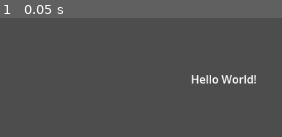
Above: before the commit, frame 1.
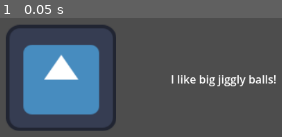
Above: after the commit, the same moment.

Repository: Dominic-Webster/wizards-of-destiny-godot
Game: Godot game, scene res://scenes/hello_world.tscn
Same seed, same stepped clock (60 frames per second), same inputs: the game is played once before the commit and once after it. Before the commit the project has no main scene; this scene is started directly in both runs. The engine's default icon, where the game draws it, is replaced by a stand-in: a white triangle on a blue panel in a dark square.
Inputs:
- Up to frame 1 (0.05 s): no input

The runs differ from the first frame. In frame 1, 23% of the frame differs, in the area x 2-98%, y 5-95%.

Commit message:
added aura

Diff:
--- a/project.godot
+++ b/project.godot
@@ -8,8 +8,13 @@
 
 config_version=5
 
+[animation]
+
+compatibility/default_parent_skeleton_in_mesh_instance_3d=true
+
 [application]
 
 config/name="Wizards of Destiny"
-config/features=PackedStringArray("4.5", "Forward Plus")
+run/main_scene="uid://d4kur0ew5yakn"
+config/features=PackedStringArray("4.6", "Forward Plus")
 config/icon="res://icon.svg"
--- a/scenes/hello_world.tscn
+++ b/scenes/hello_world.tscn
@@ -1,12 +1,19 @@
 [gd_scene format=3 uid="uid://d4kur0ew5yakn"]
 
-[node name="Node2D" type="Node2D"]
+[ext_resource type="Texture2D" uid="uid://cuh3ggngko837" path="res://icon.svg" id="1_lxe60"]
 
-[node name="Label" type="Label" parent="."]
+[node name="Node2D" type="Node2D" unique_id=1410444888]
+
+[node name="Label" type="Label" parent="." unique_id=186312098]
 offset_left = 524.0
 offset_top = 213.0
 offset_right = 708.0
 offset_bottom = 298.0
-text = "Hello World!"
+text = "I like big jiggly balls!"
 horizontal_alignment = 1
 vertical_alignment = 1
+
+[node name="Icon" type="Sprite2D" parent="." unique_id=795807220]
+position = Vector2(381, 254)
+scale = Vector2(1.2421875, 1.1953125)
+texture = ExtResource("1_lxe60")
